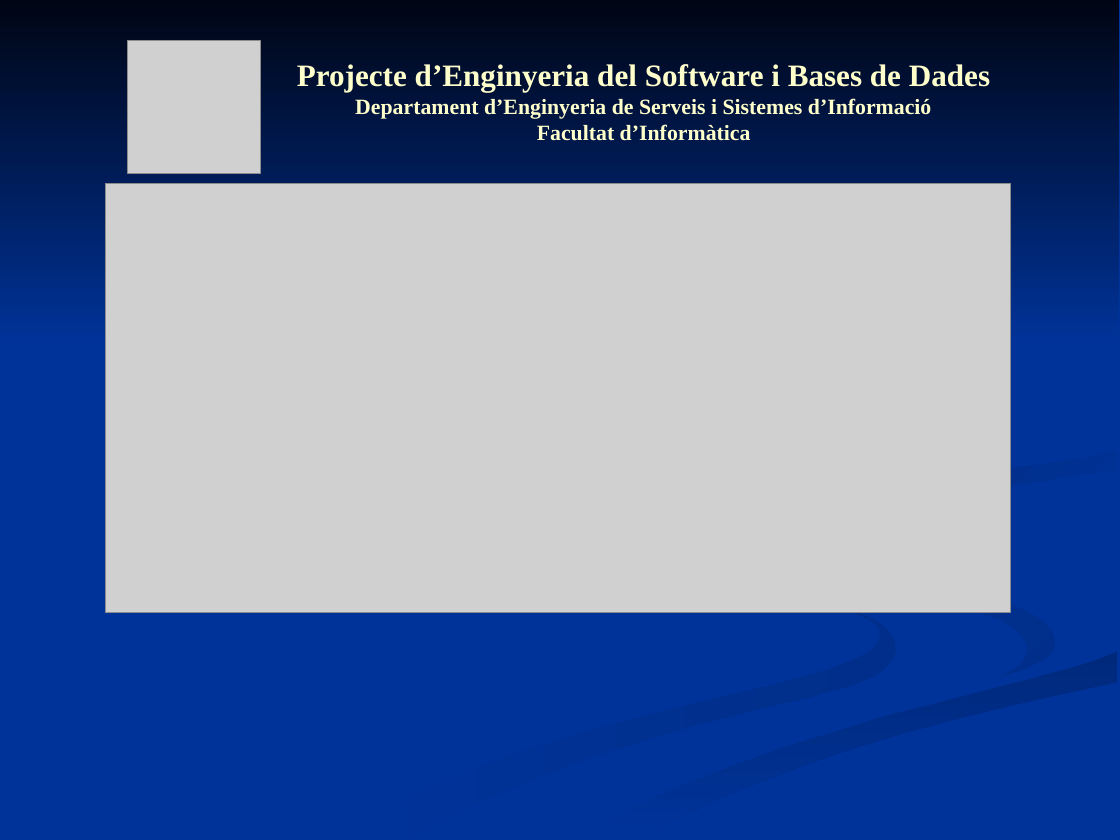
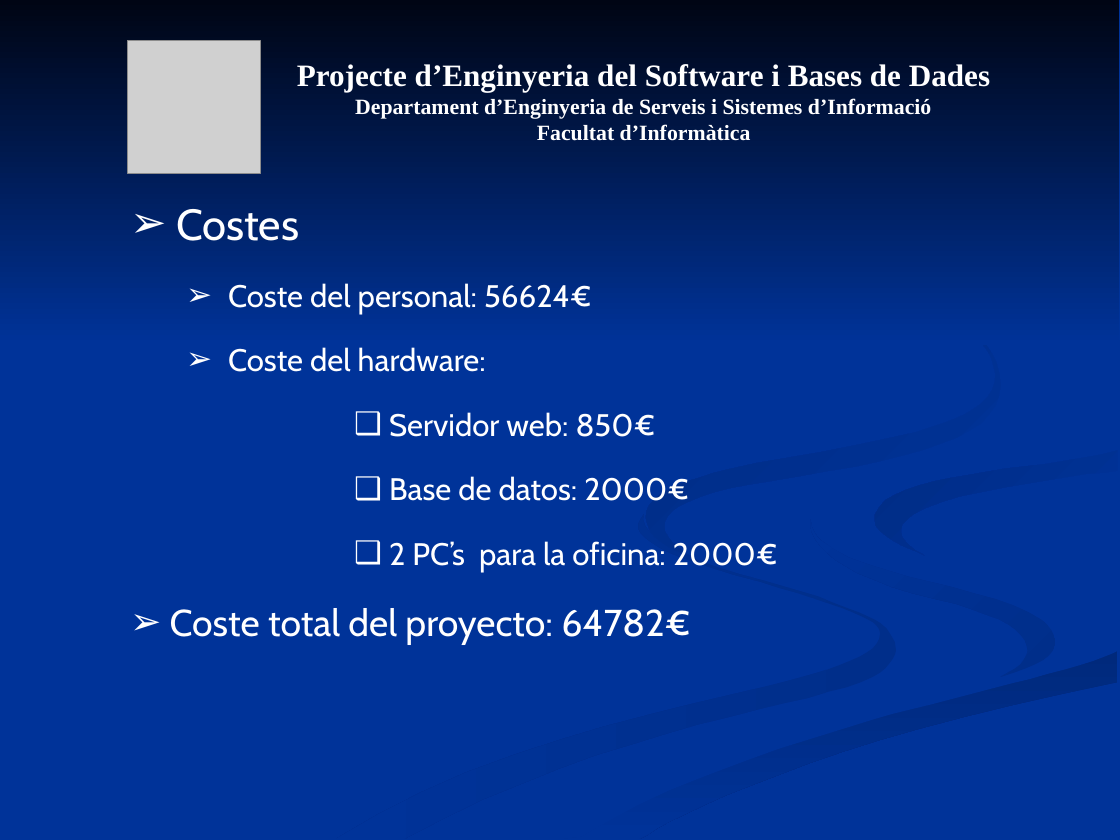
Before and after one commit to mvm9289/escfib, a slide deck: slide 12 of Docs/0910Q2-08-I-1-1.0-Presentacion.ppt. Drawn at 1120x840 pixels with LibreOffice and Linux fonts; fonts in the diff are those of the drawing; grey boxes stand for pictures. Boxes give left, top, right and bottom in pixels: in the first picture for what was removed or moved away, otherwise in the second. Text is boxed around its words. In the diff, an @@ line names an element or a change of style, - is before the commit and + after.

```diff
--- a/Docs/0910Q2-08-I-1-1.0-Presentacion.ppt
+++ b/Docs/0910Q2-08-I-1-1.0-Presentacion.ppt
@@ text "Projecte d’Enginyeria del Software i ..." at bbox=[297, 64, 990, 141]: text colour #FFFFCC to #FFFFFF @@
@@ picture removed at bbox=[105, 184, 1010, 613] @@
@@ text added at bbox=[170, 209, 778, 644], 20 pt, text #FFFFFF @@
+➢ Costes
+  ➢ Coste del personal: 56624€
+  ➢ Coste del hardware:
+        ❑ Servidor web: 850€
+        ❑ Base de datos: 2000€
+        ❑ 2 PC’s para la oficina: 2000€
+➢ Coste total del proyecto: 64782€
@@ freeform shape added at bbox=[646, 261, 1001, 560], fill gradient #003399 to #002B81 @@
```
Also in this commit, not shown: 11 other slides changed.
